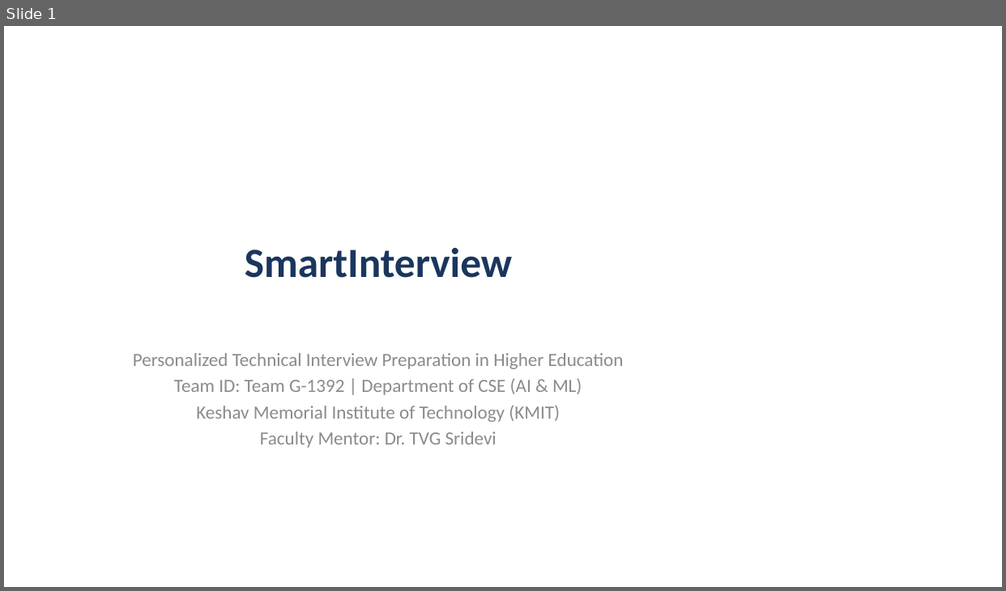
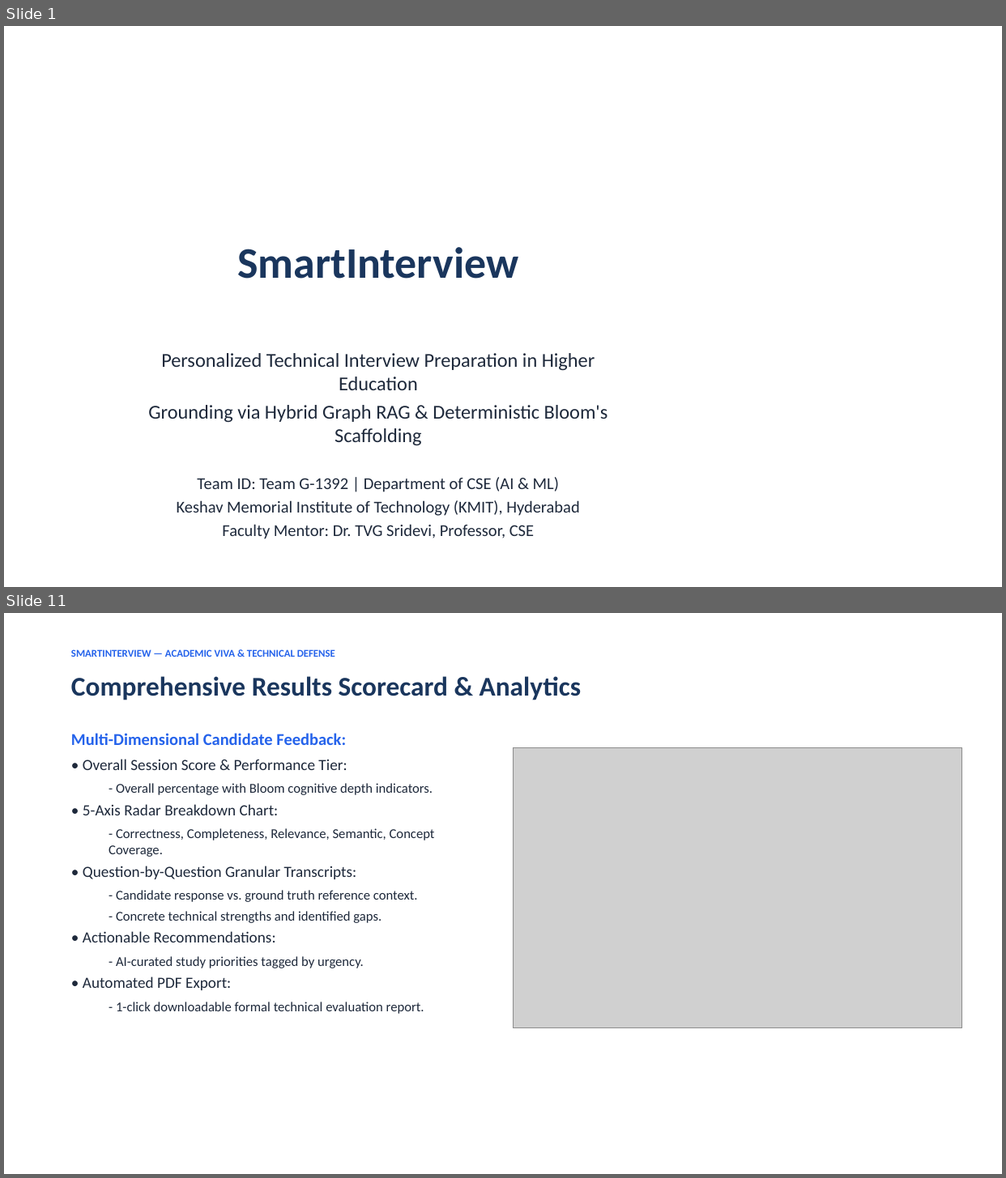
Before and after one commit to Ranith11/SmartInterview-team-main, a slide deck: SmartInterview_Deliverables/04_Presentation_and_Defense/SmartInterview_Project_Presentation.pptx. Shown one above the other, each under a label of ours: slide 1 before the commit, slides 1 and 11 after it; the slides between them are not shown. The pictures are 1006x591 and 1006x1178 pixels, drawn with LibreOffice and Linux fonts; fonts in the diff are those of the drawing; grey boxes stand for pictures. Boxes give left, top, right and bottom in pixels: in the first picture for what was removed or moved away, otherwise in the second. Text is boxed around its words. In the diff, an @@ line names an element or a change of style, - is before the commit and + after.

Commit message:
docs: complete synchronization of SRS, PPT, Research Paper, Master Encyclopedia, and deliverables with embedded diagrams, screenshots, and 355-test matrix

```diff
--- a/SmartInterview_Deliverables/04_Presentation_and_Defense/SmartInterview_Project_Presentation.pptx
+++ b/SmartInterview_Deliverables/04_Presentation_and_Defense/SmartInterview_Project_Presentation.pptx
@@ slide 11 added at <box>4,613,1002,1174</box>, background #FFFFFF @@
@@ text added at <box>71,649,335,657</box>, 10 pt, text #2563EB, bold @@
+SMARTINTERVIEW — ACADEMIC VIVA & TECHNICAL DEFENSE
@@ text added at <box>71,676,581,700</box>, 26 pt, text #1A365D, bold @@
+Comprehensive Results Scorecard & Analytics
@@ text added at <box>71,733,435,1014</box>, 13 pt, text #1E293B @@
+Multi-Dimensional Candidate Feedback:
+• Overall Session Score & Performance Tier:
+  - Overall percentage with Bloom cognitive depth indicators.
+• 5-Axis Radar Breakdown Chart:
+  - Correctness, Completeness, Relevance, Semantic, Concept Coverage.
+• Question-by-Question Granular Transcripts:
+  - Candidate response vs. ground truth reference context.
+  - Concrete technical strengths and identified gaps.
+• Actionable Recommendations:
+  - AI-curated study priorities tagged by urgency.
+• Automated PDF Export:
+  - 1-click downloadable formal technical evaluation report.
@@ picture added at <box>513,747,962,1029</box> @@
@@ slide 1 changed as well @@
@@ title "SmartInterview" at <box>237,247,518,279</box>: size 40 to 42 pt @@
@@ subtitle at <box>161,353,595,493</box>: size 18 to 19 pt in "Personalized Technical Interview Preparation in Higher Educa ..."; text colour #8C8C8C to #1E293B in "Personalized Technical Interview Preparation in Higher Educa ...", "Team ID: Team G-1392 | Department of ..."; size 18 to 16 pt in "Team ID: Team G-1392 | Department of ..." @@
@@ subtitle at <box>148,405,608,446</box>: paragraph added @@
+Grounding via Hybrid Graph RAG & Deterministic Bloom's Scaffolding
@@ subtitle at <box>177,501,580,540</box>: text changed; size 18 to 16 pt; text colour #8C8C8C to #1E293B @@
-Keshav Memorial Institute of Technology (KMIT)
-Faculty Mentor: Dr. TVG Sridevi
+Keshav Memorial Institute of Technology (KMIT), Hyderabad
+Faculty Mentor: Dr. TVG Sridevi, Professor, CSE
```
Also in this commit, not shown: 1 other slide changed, 11 other slides added, 9 slides removed, 26 other files.
